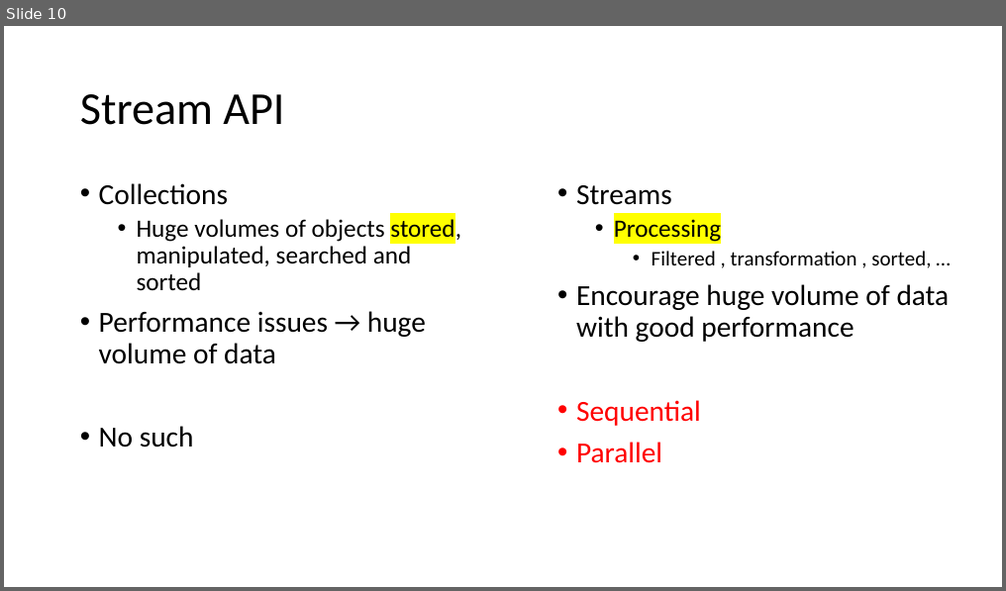
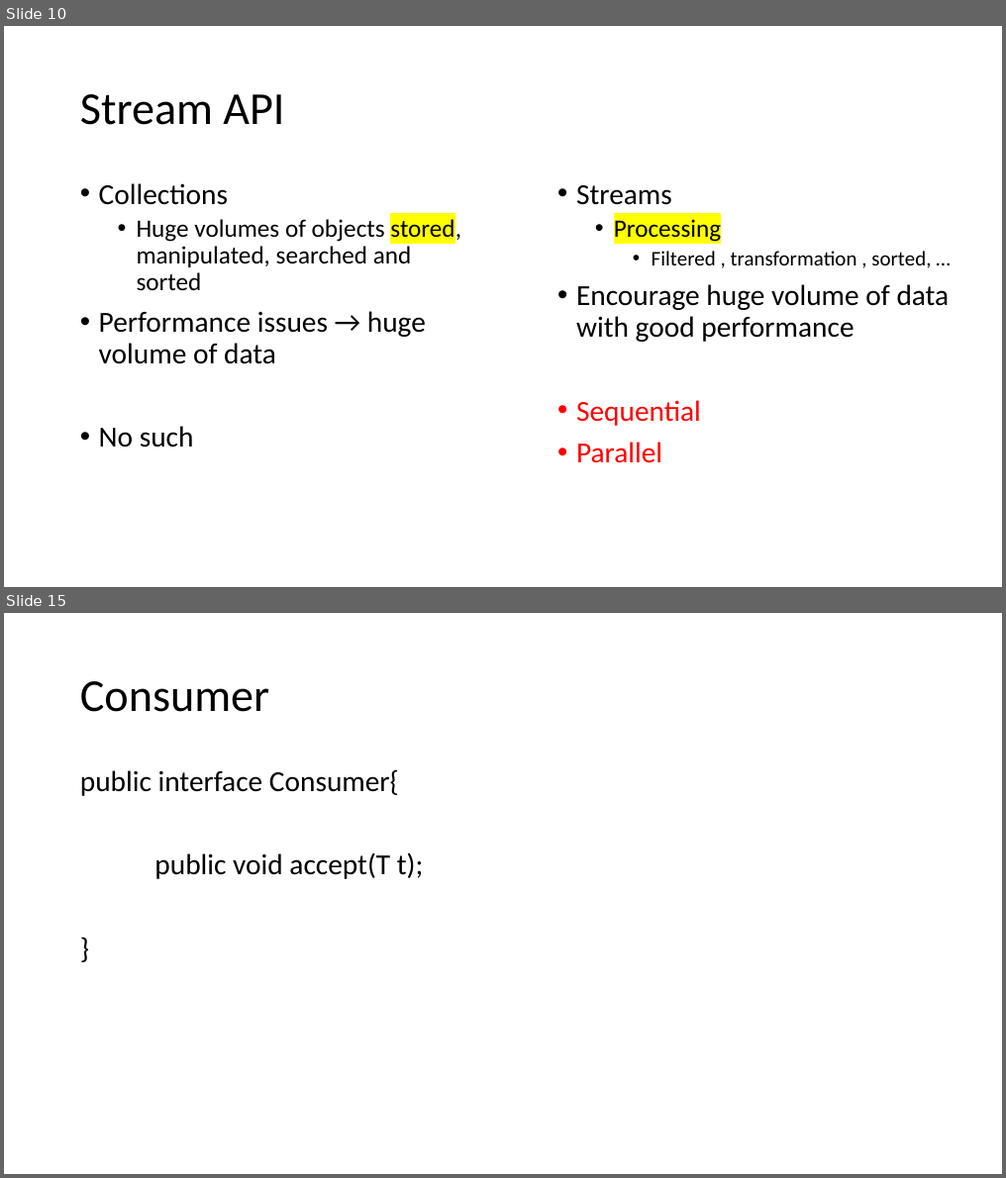
Before and after one commit to caprepo/hackerrank-jul, a slide deck: HackerRank.pptx. Shown one above the other, each under a label of ours: slide 10 before the commit, slides 10 and 15 after it; the slides between them are not shown. The pictures are 1006x591 and 1006x1178 pixels, drawn with LibreOffice and Linux fonts; fonts in the diff are those of the drawing. Boxes give left, top, right and bottom in pixels: in the first picture for what was removed or moved away, otherwise in the second. Text is boxed around its words. In the diff, an @@ line names an element or a change of style, - is before the commit and + after.

```diff
--- a/HackerRank.pptx
+++ b/HackerRank.pptx
@@ slide 15 added at [4,613,1002,1174], background #FFFFFF @@
@@ title added at [80,681,269,712], 44 pt, text #000000 @@
+Consumer
@@ text added at [80,769,424,879], 28 pt, text #000000 @@
+public interface Consumer{
+public void accept(T t);
+}
```
Also in this commit, not shown: 10 other slides added.
